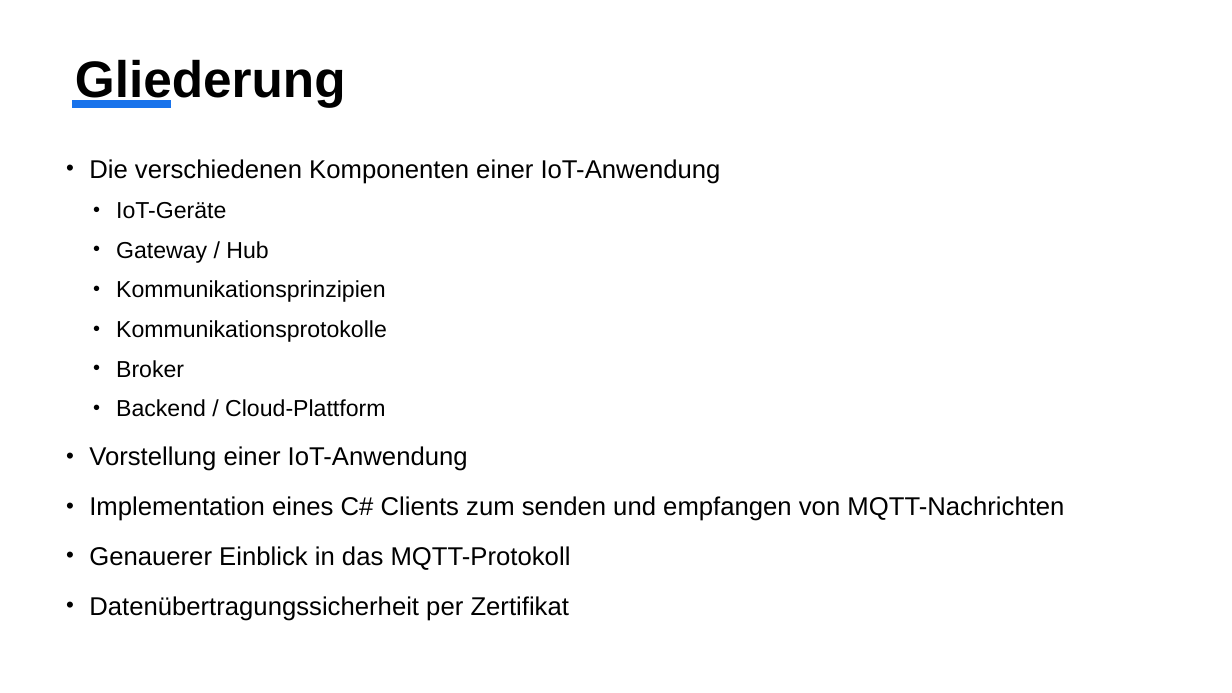
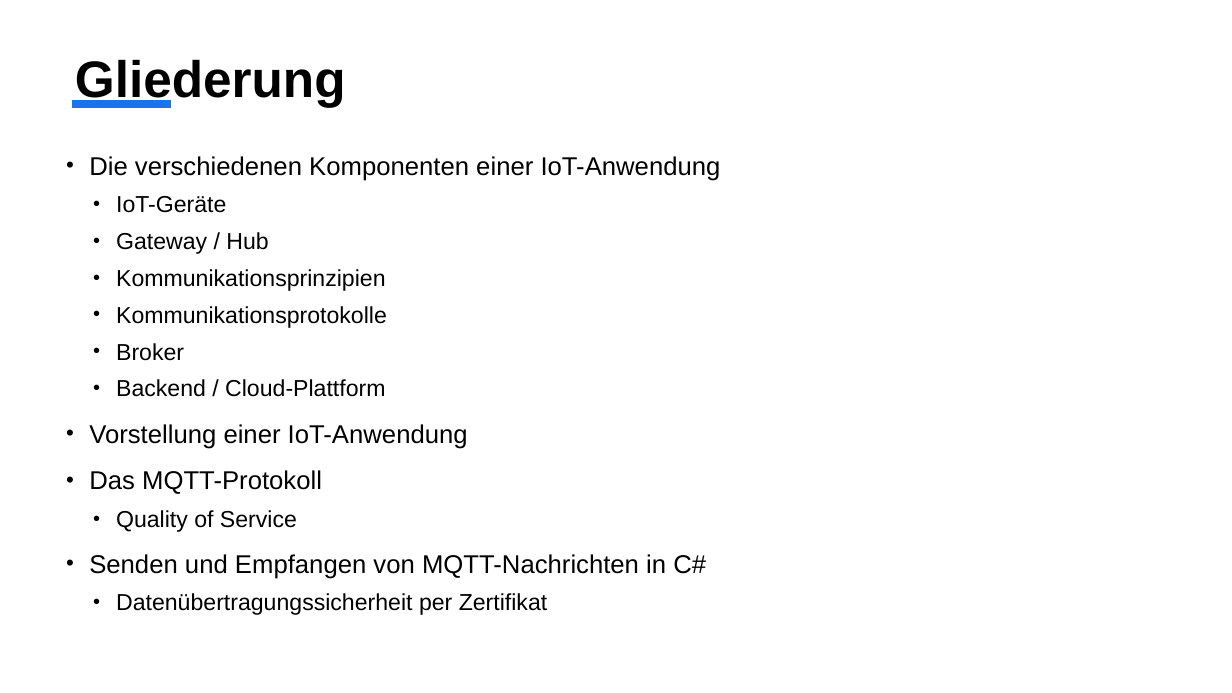
Before and after one commit to k-krauss/MQTT, a slide deck: slide 2 of Präsentation über IoT und MQTT.pptx. Drawn at 1232x693 pixels with LibreOffice and Linux fonts; fonts in the diff are those of the drawing. Boxes give left, top, right and bottom in pixels: in the first picture for what was removed or moved away, otherwise in the second. Text is boxed around its words. In the diff, an @@ line names an element or a change of style, - is before the commit and + after.

```diff
--- a/Präsentation über IoT und MQTT.pptx
+++ b/Präsentation über IoT und MQTT.pptx
@@ text at [89, 156, 721, 615]: size 20 to 18 pt in "Datenübertragungssicherheit per Zertifikat"; line spacing 1.2 to 1.1; list level 1 to 2 in "Datenübertragungssicherheit per Zertifikat" @@
@@ text at [89, 470, 706, 579]: text changed @@
-• Implementation eines C# Clients zum senden und empfangen von MQTT-Nachrichten
-• Genauerer Einblick in das MQTT-Protokoll
+• Das MQTT-Protokoll
+  • Quality of Service
+• Senden und Empfangen von MQTT-Nachrichten in C#
```
Also in this commit, not shown: 2 other slides changed, 3 slides added, 29 other files.
